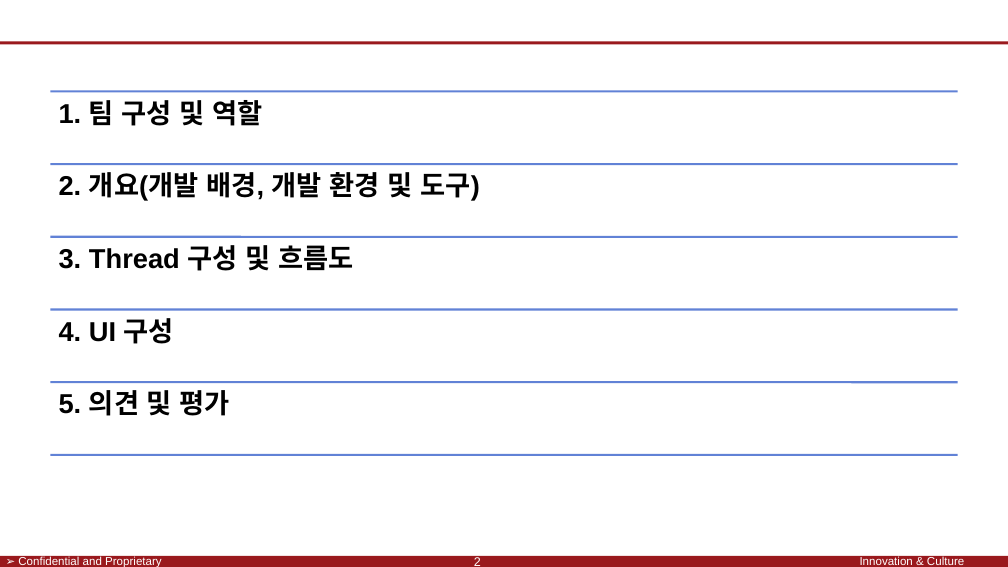
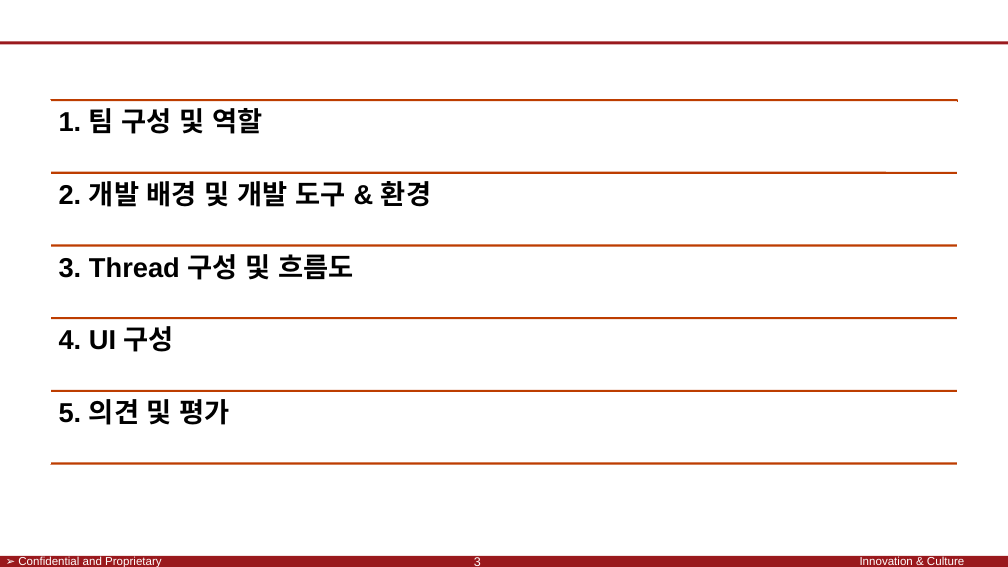
Before and after one commit to SaintSeong/JusungProject, a slide deck: slide 3 of A조 발표.pptx (slide 2 before the commit). Drawn at 1008x567 pixels with LibreOffice and Linux fonts; fonts in the diff are those of the drawing; background and template pictures are left out. Boxes give left, top, right and bottom in pixels: in the first picture for what was removed or moved away, otherwise in the second. Text is boxed around its words. In the diff, an @@ line names an element or a change of style, - is before the commit and + after.

```diff
--- a/A조 발표.pptx
+++ b/A조 발표.pptx
@@ line (51, 100) - (958, 100): stroke #6182D6 2 pt to #BD3D00 2 pt @@
@@ rectangle added at (x1=51, y1=100, x2=958, y2=172), outline #BD3D00 0.75 pt @@
@@ line added from (51, 100) to (51, 464), #FFFFFF 0.75 pt @@
@@ line added from (958, 102) to (958, 465), #FFFFFF 0.75 pt @@
@@ 6 lines, 5 rectangles moved together from (x1=51, y1=91, x2=958, y2=455) to (x1=51, y1=100, x2=958, y2=464) @@
@@ outline none to #BD3D00 0.75 pt in 5 elements at (x1=51, y1=100, x2=958, y2=172), (x1=51, y1=391, x2=958, y2=464), (x1=51, y1=318, x2=958, y2=391), (x1=51, y1=246, x2=958, y2=318), (x1=51, y1=173, x2=958, y2=246) @@
@@ line (51, 173) - (958, 173): stroke #6182D6 2 pt to #BD3D00 2 pt @@
@@ rectangle added at (x1=51, y1=173, x2=958, y2=246), outline #BD3D00 0.75 pt @@
@@ text in rectangle at (x1=59, y1=181, x2=431, y2=207): text changed @@
-2. 개요(개발 배경, 개발 환경 및 도구)
+2. 개발 배경 및 개발 도구 & 환경
@@ line (51, 246) - (958, 246): stroke #6182D6 2 pt to #BD3D00 2 pt @@
@@ line (51, 318) - (958, 318): stroke #6182D6 2 pt to #BD3D00 2 pt @@
@@ rectangle added at (x1=51, y1=318, x2=958, y2=391), outline #BD3D00 0.75 pt @@
@@ line (51, 391) - (958, 391): stroke #6182D6 2 pt to #BD3D00 2 pt @@
@@ rectangle added at (x1=51, y1=391, x2=958, y2=464), outline #BD3D00 0.75 pt @@
@@ line (51, 464) - (958, 464): stroke #6182D6 2 pt to #BD3D00 2 pt @@
@@ page number at (x1=474, y1=557, x2=481, y2=566): text changed @@
-2
+3
```
Also in this commit, not shown: 11 other slides changed, 2 slides added, 2 slides removed, 1 other file.
